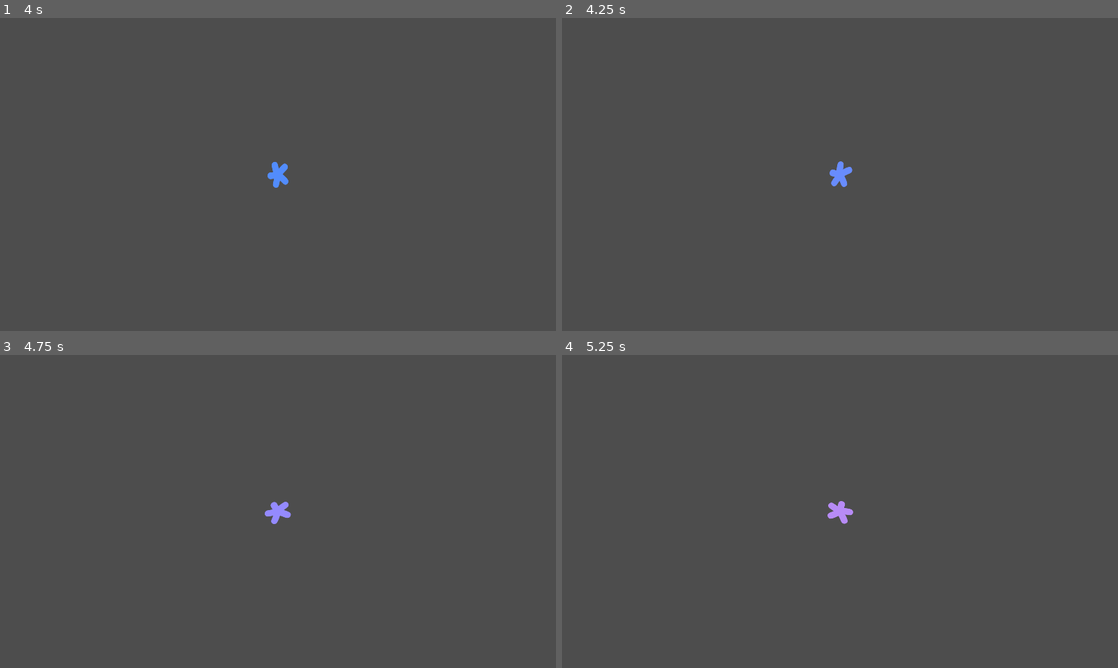
Above: before the commit, frames 1-4 (two rows, left to right).
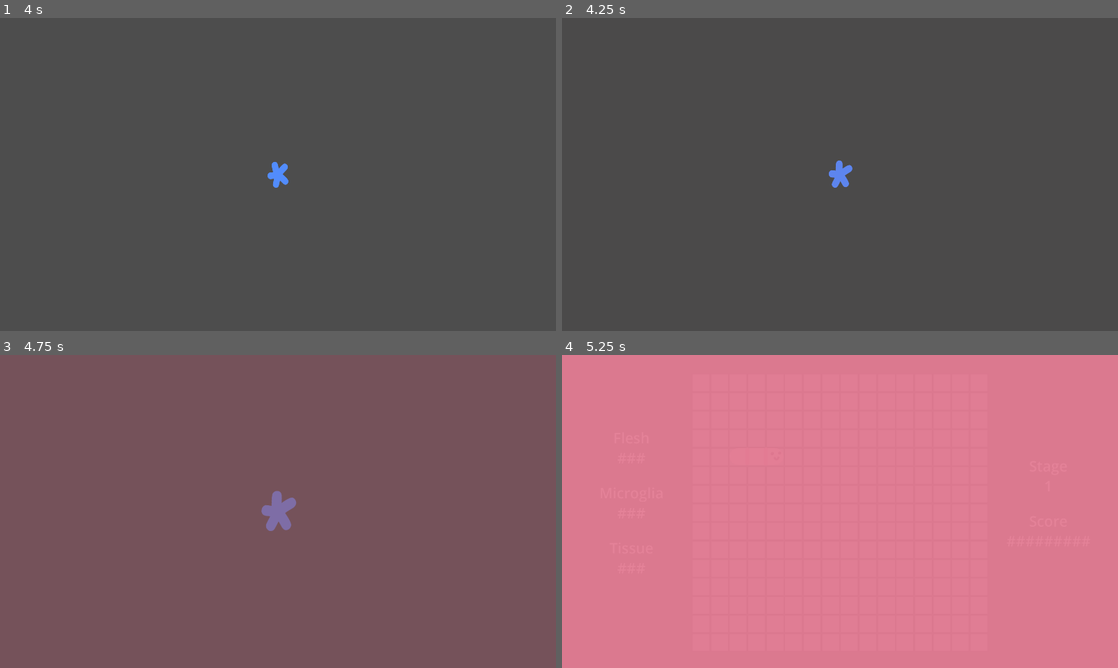
Above: after the commit, the same moments.

Repository: Hangover-Sunshine/BRAINWORM
Game: Godot game, scene res://scenes/game_control_scene.tscn
Two runs of this game, one before a commit and one after it. Both use one fixed random seed, a clock stepped at 60 frames per second and the inputs below. This scene is started directly instead of the project's main scene.
Inputs:
- Up to frame 1 (4 s): hold D (right) 0.53-1.28 s; tap P every 0.75 s from 0.6 to 3.6 s; hold S (down) 1.28-2.03 s; hold D (right) 2.03-2.78 s; hold W (up) 2.78-3.53 s; hold A (left) from 3.53 s (still down)
- Up to frame 2 (4.25 s): keep holding A (left); tap Space (cutscene_skip) at 4.15 s
- Up to frame 3 (4.75 s): keep holding A (left); tap P at 4.35 s
- Up to frame 4 (5.25 s): tap Escape (pause) at 4.9 s; release A (left) at 5.03 s; hold S (down) from 5.03 s (still down); tap P at 5.1 s

Frame 1 is identical in both runs. In frame 2, less than 0.1% of the frame differs, in the area x 48-53%, y 45-55%; in frame 3, 100%; in frame 4, 100%, in the area x 0-100%, y 0-100%.

Commit message:
intergrating pause menu

Diff:
--- a/scenes/game_control_scene.tscn
+++ b/scenes/game_control_scene.tscn
@@ -1,8 +1,9 @@
-[gd_scene load_steps=7 format=3 uid="uid://bwdt2gmbwbhg2"]
+[gd_scene load_steps=8 format=3 uid="uid://b82wbqhe3bm8g"]
 
 [ext_resource type="Script" path="res://scripts/game/system/game_scene_controller.gd" id="1_1jlle"]
 [ext_resource type="PackedScene" uid="uid://bbu36oi204on1" path="res://scenes/cutscenes/example_cutscene.tscn" id="2_mmsog"]
-[ext_resource type="PackedScene" path="res://scenes/game_scene.tscn" id="3_8gbgv"]
+[ext_resource type="PackedScene" uid="uid://dv4v38ahvej5j" path="res://scenes/game_scene.tscn" id="3_8gbgv"]
+[ext_resource type="PackedScene" uid="uid://cvws2phcvy2lr" path="res://scenes/menus/hub_pause.tscn" id="4_r4oe0"]
 
 [sub_resource type="Animation" id="Animation_n6hay"]
 resource_name = "fade_in"
@@ -62,6 +63,9 @@
 
 [node name="PauseMenu" type="CanvasLayer" parent="."]
 process_mode = 2
+visible = false
+
+[node name="HubPause" parent="PauseMenu" instance=ExtResource("4_r4oe0")]
 
 [node name="Fade" type="CanvasLayer" parent="."]
 layer = 128
@@ -72,6 +76,7 @@
 anchor_bottom = 1.0
 grow_horizontal = 2
 grow_vertical = 2
+mouse_filter = 2
 color = Color(0.929412, 0.501961, 0.6, 1)
 
 [node name="InternalFadeController" type="AnimationPlayer" parent="."]
--- a/scripts/game/system/game_scene_controller.gd
+++ b/scripts/game/system/game_scene_controller.gd
@@ -11,12 +11,13 @@
 var _curr_level:int = 0
 
 var _curr_cutscene:CutsceneManager
-var _in_cutscene:bool = false
+var _in_cutscene:bool = true
 var _can_pause:bool = false
 
 func _ready():
 	GlobalSignals.connect("cutscene_finished", _on_cutscene_finished)
 	GlobalSignals.connect("game_status", _recv_game_status)
+	$PauseMenu/HubPause.connect("unpause", _unpause_game)
 
 	# Load the cut scene
 	_curr_cutscene = Cutscenes[_curr_level].instantiate()
@@ -28,12 +29,18 @@
 func _input(event):
 	if _can_pause and event.is_action_pressed("pause"):
 		get_tree().paused = !get_tree().paused
+		$PauseMenu.visible = get_tree().paused
 	##
 
 	if _in_cutscene and event.is_action_pressed("cutscene_skip"):
-		GlobalSignals.emit("cutscene_interrupted")
+		GlobalSignals.emit_signal("cutscene_interrupted")
 		_in_cutscene = false
 	##
+##
+
+func _unpause_game():
+	get_tree().paused = false
+	$PauseMenu.visible = get_tree().paused
 ##
 
 func _on_cutscene_finished():
--- a/scripts/game/system/game_scene_dummy.gd
+++ b/scripts/game/system/game_scene_dummy.gd
@@ -1,7 +1,7 @@
 extends Node2D
 
 func _ready():
-	pass
+	GlobalSignals.emit_signal("game_status", false)
 ##
 
 func _input(event):
--- a/scripts/menus/hub_pause.gd
+++ b/scripts/menus/hub_pause.gd
@@ -1,11 +1,15 @@
 extends Node2D
+
+signal unpause
 
 @onready var menu_pause = $MenuPause
 @onready var menu_settings = $MenuSettings
 @onready var animplayer = $HubPause_AnimPlayer
 
 func _ready():
+	animplayer.play("ToPause")
 	handle_signals()
+##
 
 func handle_signals():
 	menu_pause.pause_to_game.connect(to_game)
@@ -15,7 +19,8 @@
 	Verho.connect("loaded_scene", to_free)
 
 func to_game():
-	print("The game is unpaused.")
+	emit_signal("unpause")
+##
 
 func to_pause():
 	animplayer.play("ToPause")
@@ -26,5 +31,6 @@
 func to_load():
 	Verho.emit_signal("load_scene", "menus/hub_menu")
 
-func to_free(scene_name):
+func to_free(_scene_name):
 	self.queue_free()
+##
Not shown: 1 places in scenes/game_scene.tscn that only renumber resources
Not shown: 1 places in scenes/layout_game.tscn that only renumber resources
